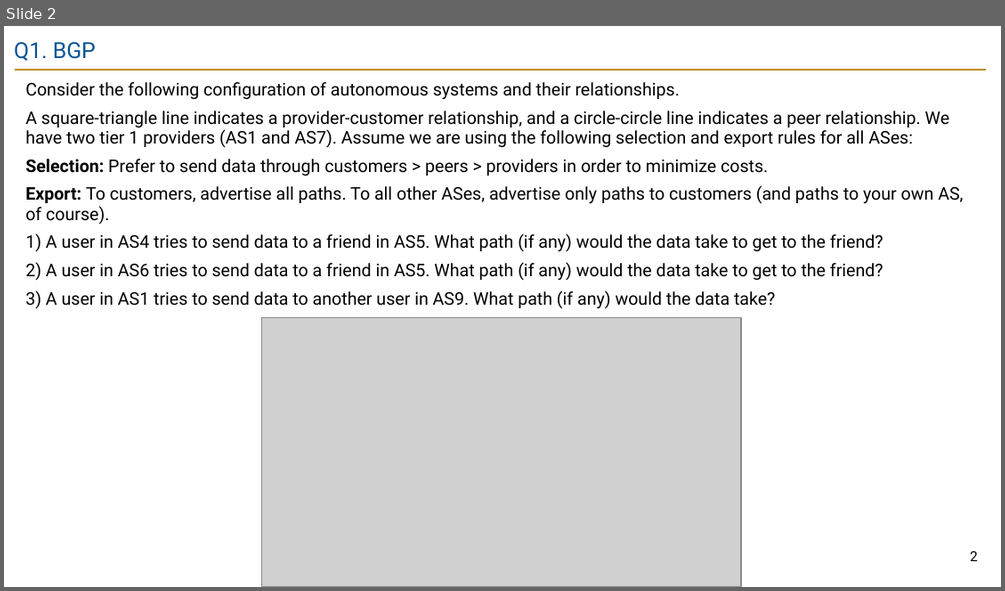
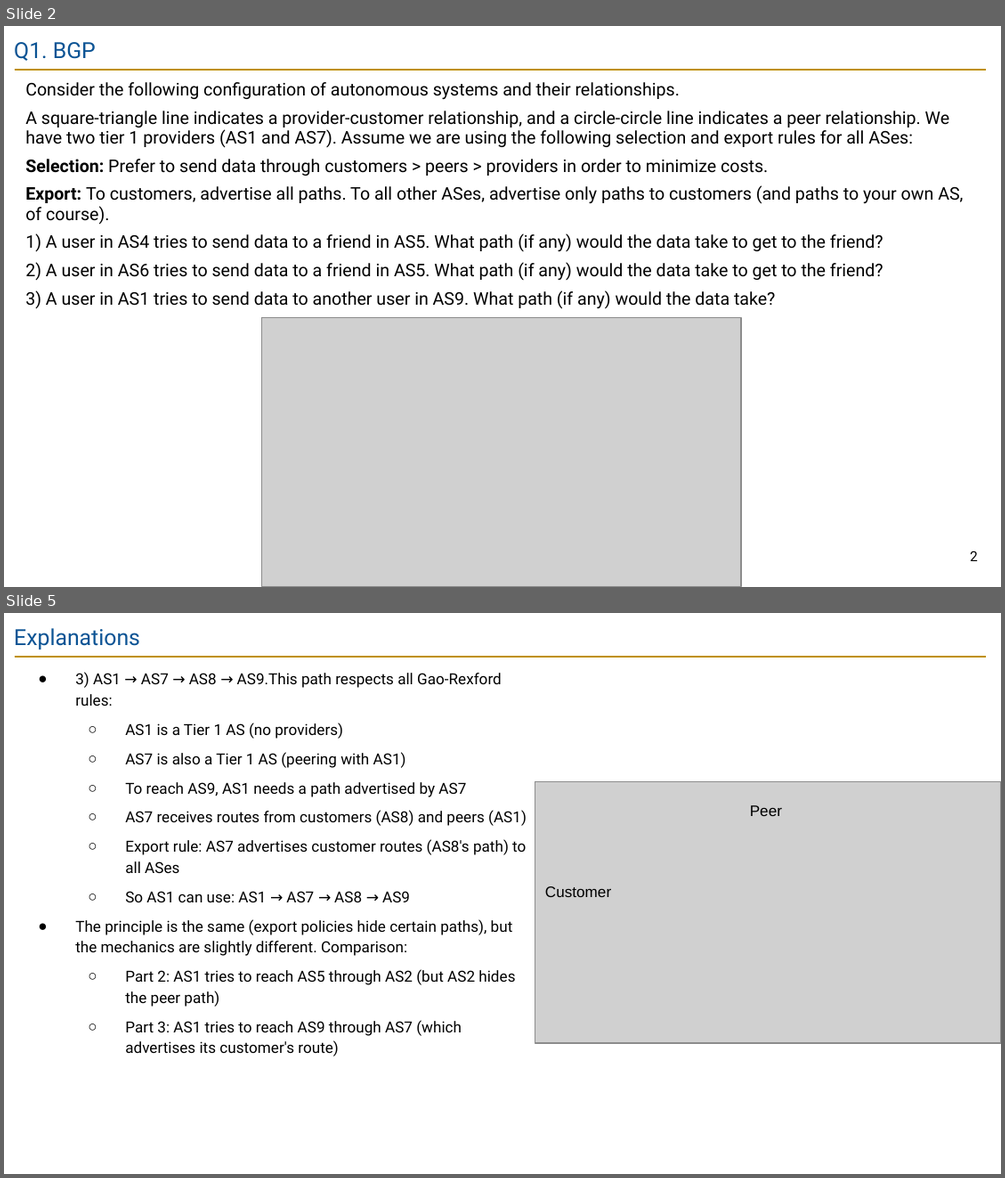
Before and after one commit to guhofstra/CSC175Sp26, a slide deck: PPTs/Lecture 8 - Exercises ANS.pptx. Shown one above the other, each under a label of ours: slide 2 before the commit, slides 2 and 5 after it; the slides between them are not shown. The pictures are 1005x591 and 1005x1178 pixels, drawn with LibreOffice and Linux fonts; fonts in the diff are those of the drawing; grey boxes stand for pictures. Boxes give left, top, right and bottom in pixels: in the first picture for what was removed or moved away, otherwise in the second. Text is boxed around its words. In the diff, an @@ line names an element or a change of style, - is before the commit and + after.

```diff
--- a/PPTs/Lecture 8 - Exercises ANS.pptx
+++ b/PPTs/Lecture 8 - Exercises ANS.pptx
@@ slide 5 added at <box>4,613,1001,1174</box>, background #FFFFFF; not listed: 1 template element that a slide beside it also shows @@
@@ title added at <box>14,628,140,649</box>, 16 pt, text #0B5394 @@
+Explanations
@@ text added at <box>75,672,526,1056</box>, 11 pt, text #000000 @@
+● 3) AS1 → AS7 → AS8 → AS9.This path respects all Gao-Rexford rules:
+  ○ AS1 is a Tier 1 AS (no providers)
+  ○ AS7 is also a Tier 1 AS (peering with AS1)
+  ○ To reach AS9, AS1 needs a path advertised by AS7
+  ○ AS7 receives routes from customers (AS8) and peers (AS1)
+  ○ Export rule: AS7 advertises customer routes (AS8's path) to all ASes
+  ○ So AS1 can use: AS1 → AS7 → AS8 → AS9
+● The principle is the same (export policies hide certain paths), but the mechanics are slightly different. Comparison:
+  ○ Part 2: AS1 tries to reach AS5 through AS2 (but AS2 hides the peer path)
+  ○ Part 3: AS1 tries to reach AS9 through AS7 (which advertises its customer's route)
@@ picture added at <box>535,781,1001,1043</box> @@
@@ text added at <box>750,805,782,816</box>, 11 pt, text #000000 @@
+Peer
@@ text added at <box>545,886,611,897</box>, 11 pt, text #000000 @@
+Customer
```
Also in this commit, not shown: 1 slide changed, 1 other slide added, 2 other files.
